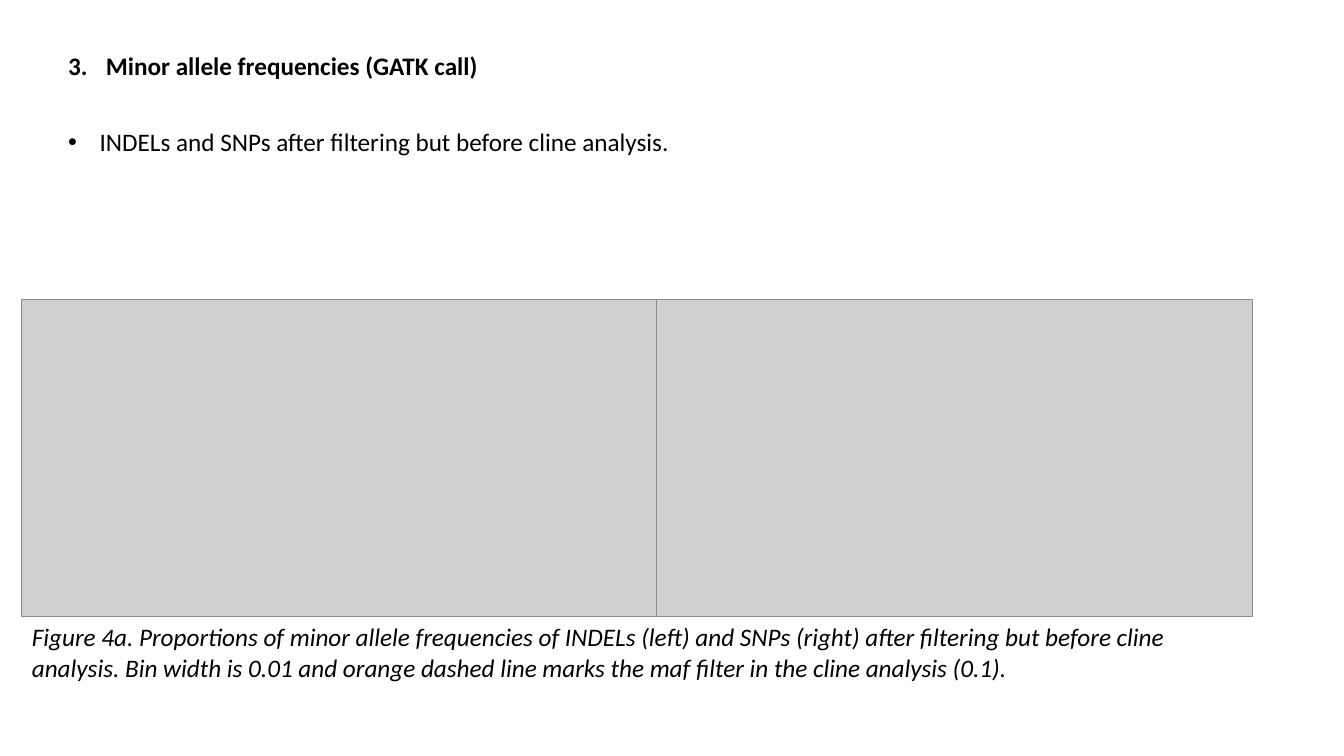
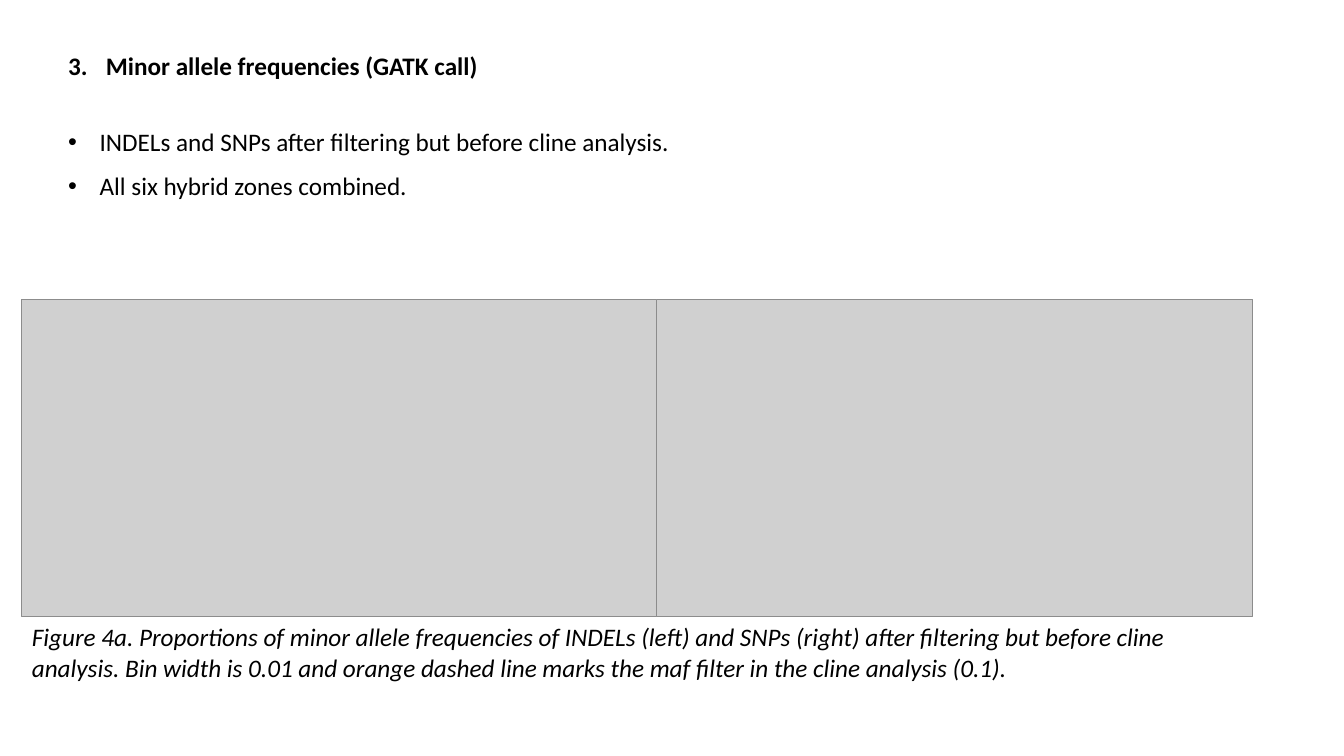
Before and after one commit to sam0per/Littorina_saxatilis_short_variants, a slide deck: slide 14 of short_genetic_variants/docs/short_indels.pptx. Drawn at 1344x756 pixels with LibreOffice and Linux fonts; fonts in the diff are those of the drawing; grey boxes stand for pictures. Boxes give left, top, right and bottom in pixels: in the first picture for what was removed or moved away, otherwise in the second. Text is boxed around its words. In the diff, an @@ line names an element or a change of style, - is before the commit and + after.

```diff
--- a/short_genetic_variants/docs/short_indels.pptx
+++ b/short_genetic_variants/docs/short_indels.pptx
@@ text added at box(100, 177, 406, 199), 18 pt, text #000000 @@
+• All six hybrid zones combined.
```
Also in this commit, not shown: 4 other slides changed, 2 other files.
